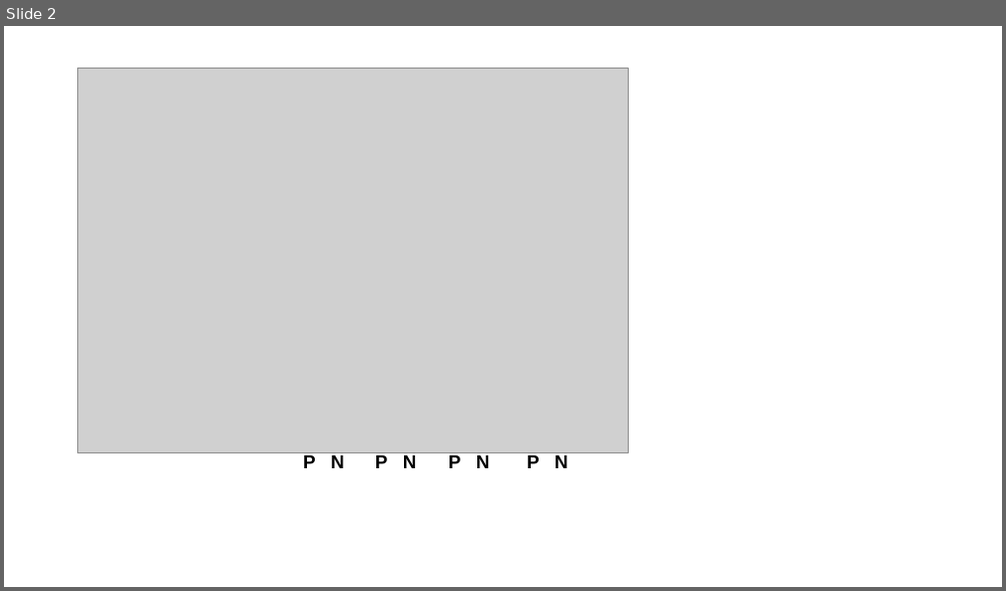
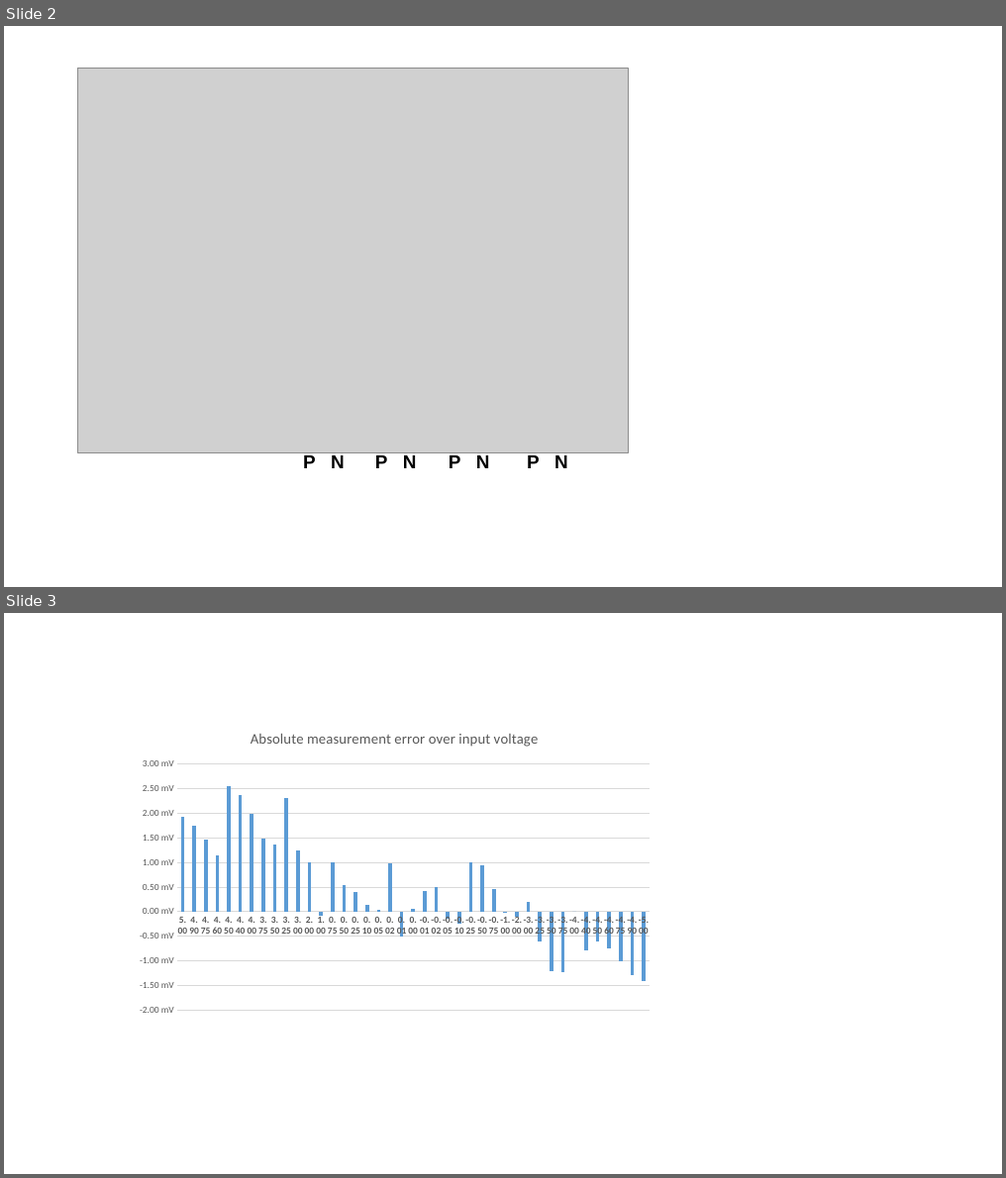
Before and after one commit to ultrazohm/ultrazohm_sw, a slide deck: docs/source/hardware/adapter_boards/analog/LTC2311_16_v3/rj45_pinout.pptx. Shown one above the other, each under a label of ours: slide 2 before the commit, slides 2 and 3 after it. The pictures are 1006x591 and 1006x1178 pixels, drawn with LibreOffice and Linux fonts; fonts in the diff are those of the drawing; grey boxes stand for pictures. Boxes give left, top, right and bottom in pixels: in the first picture for what was removed or moved away, otherwise in the second. Text is boxed around its words. In the diff, an @@ line names an element or a change of style, - is before the commit and + after.

Commit message:
some change

```diff
--- a/docs/source/hardware/adapter_boards/analog/LTC2311_16_v3/rj45_pinout.pptx
+++ b/docs/source/hardware/adapter_boards/analog/LTC2311_16_v3/rj45_pinout.pptx
@@ slide 3 added at bbox=[4, 613, 1002, 1174], background #FFFFFF @@
@@ column chart added at bbox=[129, 716, 659, 1023] @@
+title "Absolute measurement error over input voltage "
+categories: 5, 4.9000000000000004, 4.75, 4.5999999999999996, 4.5, 4.4000000000000004, 4, 3.75, 3.5, 3.25, 3, 2, 1, 0.75, 0.5, 0.25, 0.1, 0.05, 0.02, 0.01, 0, -0.01, -0.02, -0.05, -0.1, -0.25, -0.5, -0.75, -1, -2, -3, -3.25, -3.5, -3.75, -4, -4.4000000000000004, -4.5, -4.5999999999999996, -4.75, -4.9000000000000004, -5
+Series 1: 1.9, 1.7, 1.5, 1.1, 2.6, 2.4, 2, 1.5, 1.4, 2.3, 1.3, 1, -0.1, 1, 0.5, 0.4, 0.1, 0, 1, -0.5, 0.1, 0.4, 0.5, -0.1, -0.3, 1, 0.9, 0.5, 0, -0.1, 0.2, -0.6, -1.2, -1.2, 0, -0.8, -0.6, -0.8, -1, -1.3, -1.4
```
